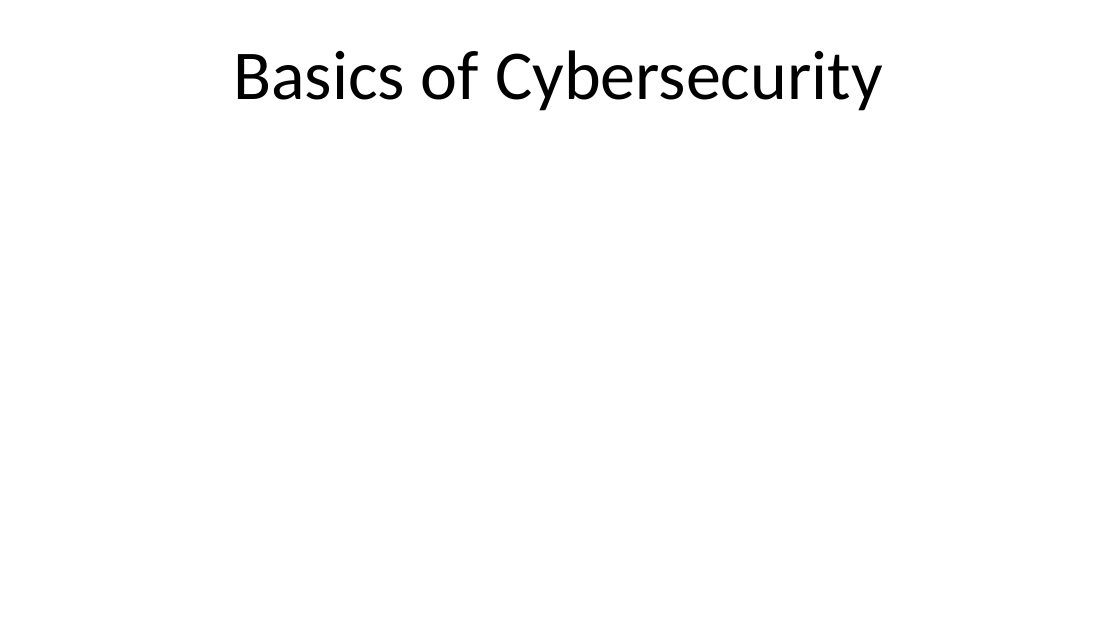
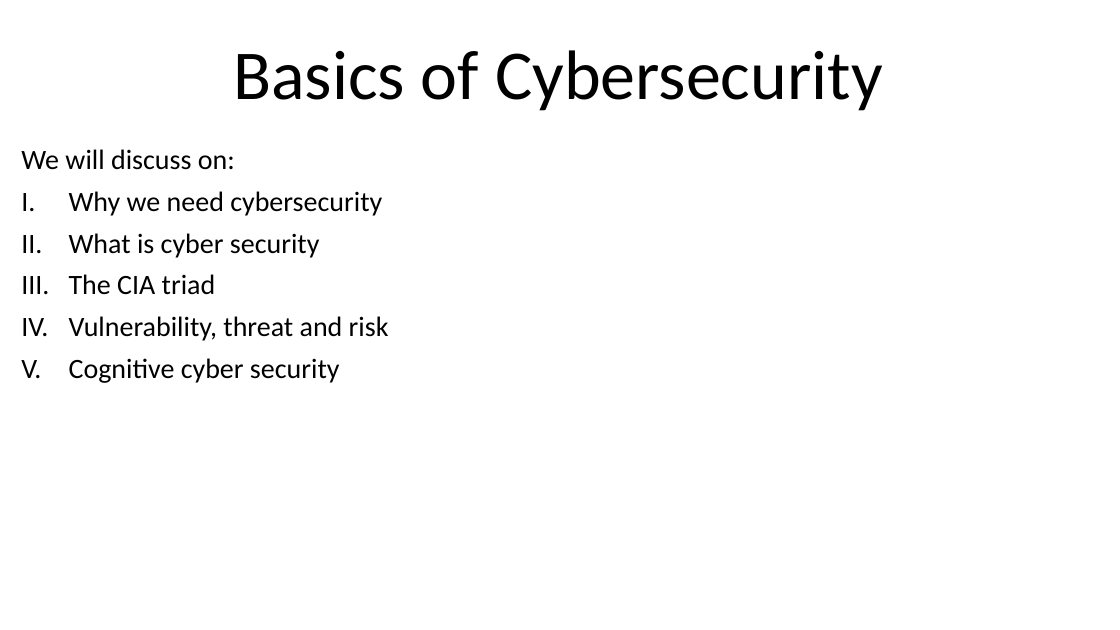
Before and after one commit to debrahnyatichi/Ethical-Hacking, a slide deck: slide 2 of Ethical Hacking notes.pptx. Drawn at 1120x630 pixels with LibreOffice and Linux fonts; fonts in the diff are those of the drawing. Boxes give left, top, right and bottom in pixels: in the first picture for what was removed or moved away, otherwise in the second. Text is boxed around its words. In the diff, an @@ line names an element or a change of style, - is before the commit and + after.

Commit message:
Basics of CyberSecurity

```diff
--- a/Ethical Hacking notes.pptx
+++ b/Ethical Hacking notes.pptx
@@ subtitle added at box(21, 149, 389, 383), 24 pt, text #000000 @@
+We will discuss on:
+I. Why we need cybersecurity
+II. What is cyber security
+III. The CIA triad
+IV. Vulnerability, threat and risk
+V. Cognitive cyber security
```
Also in this commit, not shown: 1 other slide changed, 2 slides added.
